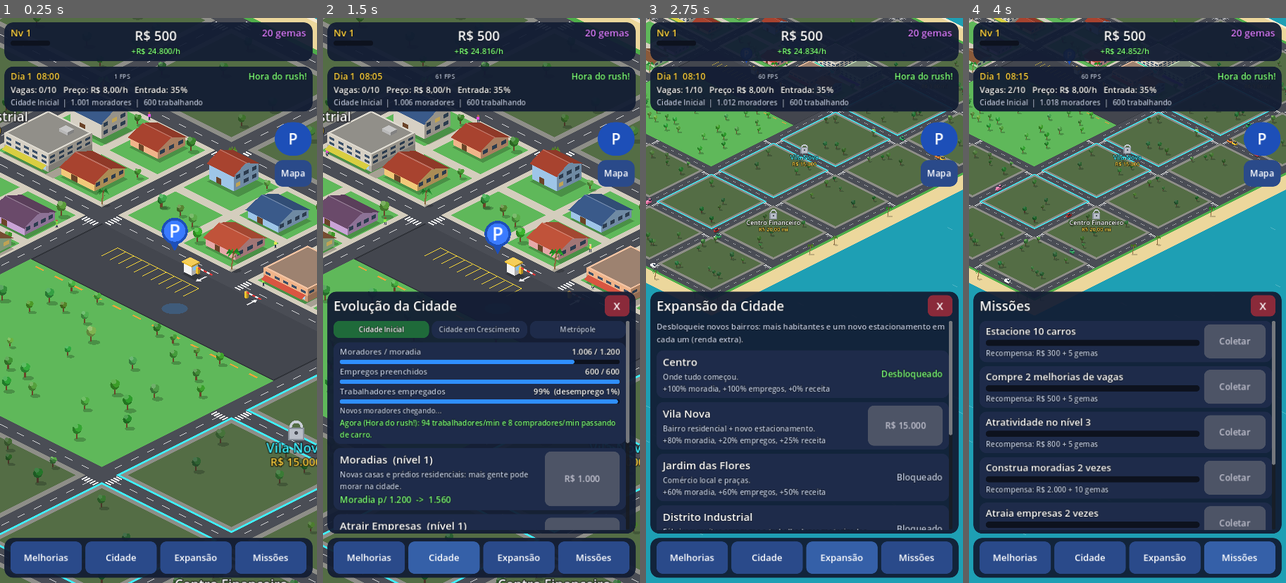
Above: before the commit, frames 1-4 (left to right).
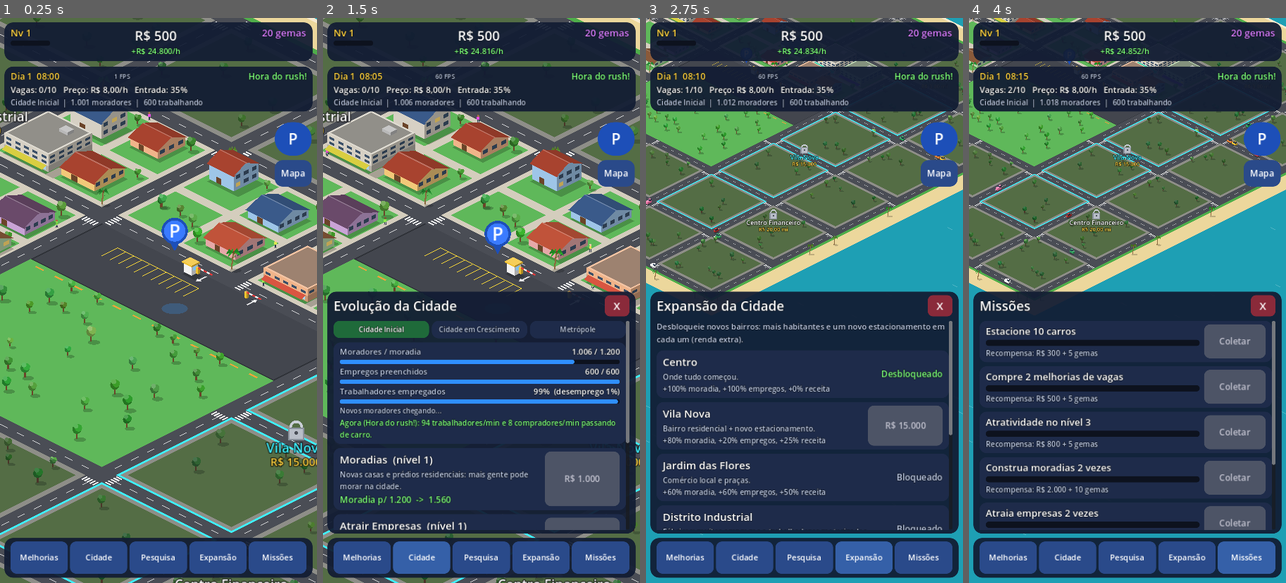
Above: after the commit, the same moments.

Repository: gtvmoura/gamess
Game: Godot game, scene res://scenes/main.tscn
Two runs of this game, one before a commit and one after it. Both use one fixed random seed, a clock stepped at 60 frames per second and the inputs below.
Inputs (mouse positions are in pixels of both pictures, inside the frame that each line leads up to):
- Up to frame 1 (0.25 s): no input
- Up to frame 2 (1.5 s): click "Melhorias" at 0.5 s; click "Cidade" at 1.25 s
- Up to frame 3 (2.75 s): click "Expansão" at 2 s
- Up to frame 4 (4 s): click (1127, 560) at 2.75 s, where only the run after the commit has a clickable "Pesquisa"; click "Missões" at 3.5 s

The runs differ from the first frame. In frame 1, 1.1% of the frame differs, in the area x 6-93%, y 92-99%; in frame 2, 1.7%, in the area x 6-93%, y 10-99%; in frame 3, 1.7%; in frame 4, 1.3%.

Commit message:
Preço livre e Centro de Pesquisa
- Jogador escolhe o preço por hora (controle deslizante e botões -/+);
  aceitação depende do preço justo e da sensibilidade ao preço
- Painel mostra aceitação, preço justo e o preço ideal (maior receita)
- Upgrade de preço vira Segurança e Conforto: aumenta o preço justo e
  reduz a rejeição
- Nova aba Pesquisa: 8 pesquisas com custo e duração, uma por vez,
  avançam com o jogo fechado e podem ser aceleradas com gemas
  (Cobrança Digital, Marketing, Manobristas, Fidelização, Convênios,
  Planejamento Urbano, Incentivo a Empresas, Gestão Remota)
- Save migra o antigo nível de preço; testes para preço e pesquisas

Co-Authored-By: Claude Opus 5.5 <noreply@anthropic.com>
Claude-Session: https://claude.ai/code/session_01MiRi1d4oFeeXUf8TJouCqA

Diff:
--- a/estacionamento-tycoon/scripts/game_state.gd
+++ b/estacionamento-tycoon/scripts/game_state.gd
@@ -24,10 +24,25 @@
 const BOOST_GEMS := 30
 const BOOST_SECONDS := 600.0
 
+## Pesquisas: custam dinheiro, levam tempo (uma por vez) e dão bônus permanentes.
+const RESEARCH := {
+	"digital": {"name": "Cobrança Digital", "desc": "+10% de receita por nível.", "base": 2000.0, "time": 40.0, "max": 10},
+	"marketing": {"name": "Marketing", "desc": "+8% de chance de um motorista entrar, por nível.", "base": 1500.0, "time": 35.0, "max": 10},
+	"valet": {"name": "Manobristas", "desc": "Carros giram 12% mais rápido: mais clientes por vaga.", "base": 4000.0, "time": 60.0, "max": 8},
+	"loyalty": {"name": "Fidelização", "desc": "Clientes rejeitam menos preços altos.", "base": 3000.0, "time": 50.0, "max": 8},
+	"contracts": {"name": "Convênios com Empresas", "desc": "Trabalhadores aceitam +R$ 1,50 no preço justo, por nível.", "base": 5000.0, "time": 70.0, "max": 10},
+	"urban": {"name": "Planejamento Urbano", "desc": "+10% de moradia na cidade, por nível.", "base": 6000.0, "time": 80.0, "max": 10},
+	"business": {"name": "Incentivo a Empresas", "desc": "+10% de empregos na cidade, por nível.", "base": 6000.0, "time": 80.0, "max": 10},
+	"remote": {"name": "Gestão Remota", "desc": "+10% de renda enquanto o jogo está fechado, por nível.", "base": 2500.0, "time": 45.0, "max": 5},
+}
+const RESEARCH_GROWTH := 2.1
+const MIN_PRICE := 1.0
+const MAX_PRICE := 250.0
+
 const UPGRADES := {
 	"spots": {"name": "Mais Vagas", "desc": "Aumenta a capacidade do estacionamento.", "base": 150.0, "growth": 1.55, "max": 30},
 	"attract": {"name": "Atratividade", "desc": "Lojas, segurança e cobertura atraem mais motoristas e permitem cobrar mais.", "base": 250.0, "growth": 1.7, "max": 25},
-	"price": {"name": "Preço por Hora", "desc": "Aumenta o valor cobrado por vaga. Caro demais espanta clientes!", "base": 200.0, "growth": 1.6, "max": 40},
+	"comfort": {"name": "Segurança e Conforto", "desc": "Câmeras, seguranças e banheiros: clientes aceitam pagar mais e rejeitam menos o preço.", "base": 300.0, "growth": 1.72, "max": 25},
 	"fleet": {"name": "Frota de Veículos", "desc": "Concessionárias na cidade: mais moradores compram carros.", "base": 400.0, "growth": 1.75, "max": 20},
 	"city": {"name": "Moradias", "desc": "Novas casas e prédios residenciais: mais gente pode morar na cidade.", "base": 1000.0, "growth": 1.85, "max": 30},
 	"jobs": {"name": "Atrair Empresas", "desc": "Lojas, escritórios e fábricas: empregos trazem moradores e trabalhadores.", "base": 700.0, "growth": 1.8, "max": 30},
@@ -55,6 +70,7 @@
 	{"text": "Atratividade no nível 3", "type": "lvl_attract", "goal": 2.0, "money": 800.0, "gems": 5},
 	{"text": "Construa moradias 2 vezes", "type": "lvl_city", "goal": 2.0, "money": 2000.0, "gems": 10},
 	{"text": "Atraia empresas 2 vezes", "type": "lvl_jobs", "goal": 2.0, "money": 2500.0, "gems": 10},
+	{"text": "Conclua 3 pesquisas", "type": "research", "goal": 3.0, "money": 6000.0, "gems": 15},
 	{"text": "Tenha 2.000 trabalhadores empregados", "type": "employed", "goal": 2000.0, "money": 8000.0, "gems": 15},
 	{"text": "Estacione 100 carros", "type": "cars", "goal": 100.0, "money": 3000.0, "gems": 10},
 	{"text": "Desbloqueie a Vila Nova", "type": "districts", "goal": 2.0, "money": 5000.0, "gems": 15},
@@ -71,7 +87,7 @@
 var gems: int = 20
 var level: int = 1
 var xp: float = 0.0
-var lvl := {"spots": 0, "attract": 0, "price": 0, "fleet": 0, "city": 0, "jobs": 0}
+var lvl := {"spots": 0, "attract": 0, "comfort": 0, "fleet": 0, "city": 0, "jobs": 0}
 ## Moradores atuais (crescem aos poucos até a meta definida por moradia e empregos).
 var pop: float = 1000.0
 var day: int = 1
@@ -82,6 +98,11 @@
 var total_earned: float = 0.0
 var boost_until: float = 0.0
 var missions_claimed: Array = []
+## Preço por hora escolhido pelo jogador.
+var price_value: float = 8.0
+var research_lvl := {}
+var research_key := ""
+var research_end := 0.0
 
 ## Vagas ocupadas agora (atualizado pela cena do estacionamento).
 var occupied: int = 0
@@ -116,7 +137,16 @@
 
 
 func price() -> float:
-	return 8.0 + float(lvl.price)
+	return price_value
+
+
+func set_price(v: float) -> void:
+	price_value = clampf(snappedf(v, 0.5), MIN_PRICE, MAX_PRICE)
+	changed.emit()
+
+
+func rlvl(key: String) -> int:
+	return int(research_lvl.get(key, 0))
 
 
 func attract_level() -> int:
@@ -133,11 +163,11 @@
 
 ## Quantas pessoas cabem nas moradias da cidade.
 func housing() -> float:
-	return 1200.0 * pow(1.3, float(lvl.city)) * district_pop_mult()
+	return 1200.0 * pow(1.3, float(lvl.city)) * district_pop_mult() * (1.0 + 0.1 * rlvl("urban"))
 
 
 func jobs() -> float:
-	return 600.0 * pow(1.3, float(lvl.get("jobs", 0))) * district_jobs_mult()
+	return 600.0 * pow(1.3, float(lvl.get("jobs", 0))) * district_jobs_mult() * (1.0 + 0.1 * rlvl("business"))
 
 
 func district_jobs_mult() -> float:
@@ -177,6 +207,7 @@
 
 
 func _simulate(delta: float) -> void:
+	check_research(Time.get_unix_time_from_system())
 	var target := target_population()
 	pop += (target - pop) * (1.0 - exp(-delta / 40.0))
 	hour += delta * 24.0 / DAY_SECONDS
@@ -249,7 +280,19 @@
 
 ## Preço que os motoristas acham "justo": sobe com atratividade e riqueza da cidade.
 func fair_price() -> float:
-	return 8.0 + 1.2 * float(lvl.attract) + 0.25 * float(lvl.city)
+	return 8.0 + 1.2 * float(lvl.attract) + 0.25 * float(lvl.city) + 0.9 * float(lvl.get("comfort", 0)) + 1.5 * rlvl("contracts")
+
+
+## Quanto o cliente "sente" o preço acima do justo (maior = rejeita mais).
+func price_sensitivity() -> float:
+	return clampf(2.2 - 0.05 * float(lvl.get("comfort", 0)) - 0.1 * rlvl("loyalty"), 0.8, 3.0)
+
+
+## Fração de motoristas que aceitam o preço (1 = preço justo).
+func price_acceptance(p: float = -1.0) -> float:
+	if p <= 0.0:
+		p = price()
+	return pow(fair_price() / p, price_sensitivity())
 
 
 ## Carros de trabalhadores indo para o centro (média do dia).
@@ -277,9 +320,12 @@
 
 ## Chance de um carro que passa decidir entrar.
 func enter_chance() -> float:
-	var base := 0.35 + 0.05 * float(lvl.attract)
-	var price_factor := pow(fair_price() / price(), 2.0)
-	return clampf(base * price_factor, 0.01, 0.95)
+	return enter_chance_at(price())
+
+
+func enter_chance_at(p: float) -> float:
+	var base := (0.35 + 0.05 * float(lvl.attract)) * (1.0 + 0.08 * rlvl("marketing"))
+	return clampf(base * price_acceptance(p), 0.005, 0.95)
 
 
 func arrivals_per_sec() -> float:
@@ -296,22 +342,127 @@
 
 func income_mult() -> float:
 	var m := district_income_mult()
+	m *= 1.0 + 0.1 * rlvl("digital")
 	if is_boosted():
 		m *= 2.0
 	return m
 
 
+## Multiplicador do tempo de permanência (manobristas fazem girar mais rápido).
+func stay_factor() -> float:
+	return 1.0 / (1.0 + 0.12 * rlvl("valet"))
+
+
 ## Receita esperada por segundo (usada para renda offline e para o HUD).
 func expected_income_per_sec() -> float:
-	var w := work_traffic_avg() * enter_chance()
-	var sh := shop_traffic_avg() * enter_chance()
+	return expected_income_at(price())
+
+
+func expected_income_at(p: float) -> float:
+	var chance := enter_chance_at(p)
+	var w := work_traffic_avg() * chance
+	var sh := shop_traffic_avg() * chance
 	var total := w + sh
 	if total <= 0.0:
 		return 0.0
-	var avg_stay := (w * STAY_WORK_SECONDS + sh * STAY_SHOP_SECONDS) / total
+	var avg_stay := (w * STAY_WORK_SECONDS + sh * STAY_SHOP_SECONDS) / total * stay_factor()
 	var avg_hours := (w * HOURS_WORK + sh * HOURS_SHOP) / total
 	var served := minf(total, float(spots()) / avg_stay)
-	return served * price() * avg_hours * income_mult()
+	return served * p * avg_hours * income_mult()
+
+
+## Preço que dá a maior receita esperada (busca simples).
+func best_price() -> float:
+	var best := price()
+	var best_inc := -1.0
+	var p := MIN_PRICE
+	while p <= MAX_PRICE:
+		var inc := expected_income_at(p)
+		if inc > best_inc:
+			best_inc = inc
+			best = p
+		p += 0.5 if p < 40.0 else 2.0
+	return best
+
+
+# ---------------------------------------------------------------- Pesquisa
+
+func research_cost(key: String) -> float:
+	return floor(float(RESEARCH[key].base) * pow(RESEARCH_GROWTH, float(rlvl(key))))
+
+
+func research_time(key: String) -> float:
+	return float(RESEARCH[key].time) * (1.0 + 0.6 * rlvl(key))
+
+
+func research_maxed(key: String) -> bool:
+	return rlvl(key) >= int(RESEARCH[key].max)
+
+
+func research_active() -> bool:
+	return research_key != ""
+
+
+func can_start_research(key: String) -> bool:
+	return not research_active() and not research_maxed(key) and money >= research_cost(key)
+
+
+func start_research(key: String) -> bool:
+	if not can_start_research(key):
+		return false
+	money -= research_cost(key)
+	research_key = key
+	research_end = Time.get_unix_time_from_system() + research_time(key)
+	changed.emit()
+	save_game()
+	return true
+
+
+func research_left(now: float = -1.0) -> float:
+	if not research_active():
+		return 0.0
+	if now < 0.0:
+		now = Time.get_unix_time_from_system()
+	return maxf(0.0, research_end - now)
+
+
+func research_progress() -> float:
+	if not research_active():
+		return 0.0
+	var total := research_time(research_key)
+	return clampf(1.0 - research_left() / total, 0.0, 1.0)
+
+
+func rush_cost() -> int:
+	return maxi(1, ceili(research_left() / 20.0))
+
+
+func rush_research() -> bool:
+	if not research_active() or gems < rush_cost():
+		return false
+	gems -= rush_cost()
+	research_end = 0.0
+	check_research(Time.get_unix_time_from_system())
+	return true
+
+
+## Conclui a pesquisa ativa se o tempo já passou.
+func check_research(now: float) -> void:
+	if research_active() and now >= research_end:
+		var key := research_key
+		research_lvl[key] = rlvl(key) + 1
+		research_key = ""
+		add_xp(15.0 * rlvl(key))
+		notify.emit("Pesquisa concluída: %s nível %d!" % [RESEARCH[key].name, rlvl(key)])
+		changed.emit()
+		save_game()
+
+
+func research_total() -> int:
+	var n := 0
+	for k in research_lvl.keys():
+		n += int(research_lvl[k])
+	return n
 
 
 func income_per_hour() -> float:
@@ -445,6 +596,8 @@
 			return float(lvl.get("jobs", 0))
 		"employed":
 			return employed()
+		"research":
+			return float(research_total())
 		"districts":
 			return float(districts_unlocked)
 		"pop":
@@ -502,6 +655,10 @@
 		"total_earned": total_earned,
 		"boost_until": boost_until,
 		"missions_claimed": missions_claimed,
+		"price_value": price_value,
+		"research_lvl": research_lvl,
+		"research_key": research_key,
+		"research_end": research_end,
 		"pop": pop,
 		"day": day,
 		"hour": hour,
@@ -528,6 +685,15 @@
 		pop = float(d.pop)
 	else:
 		pop = minf(1000.0, target_population())
+	price_value = float(d.get("price_value", 8.0 + float(saved_lvl.get("price", 0))))
+	research_lvl = {}
+	var rl: Dictionary = d.get("research_lvl", {})
+	for k in rl.keys():
+		research_lvl[String(k)] = int(rl[k])
+	research_key = String(d.get("research_key", ""))
+	if not RESEARCH.has(research_key):
+		research_key = ""
+	research_end = float(d.get("research_end", 0.0))
 	missions_claimed = []
 	for v in d.get("missions_claimed", []):
 		missions_claimed.append(int(v))
@@ -560,7 +726,7 @@
 		# O boost não vale para o período offline.
 		var boosted := boost_until
 		boost_until = 0.0
-		offline_pending = expected_income_per_sec() * offline_seconds * OFFLINE_EFFICIENCY
+		offline_pending = expected_income_per_sec() * offline_seconds * (OFFLINE_EFFICIENCY + 0.1 * rlvl("remote"))
 		boost_until = boosted
 
 
--- a/estacionamento-tycoon/scripts/screenshot_tour.gd
+++ b/estacionamento-tycoon/scripts/screenshot_tour.gd
@@ -31,7 +31,7 @@
 
 func _tabs(prefix: String) -> void:
 	var ui = _ui()
-	for tab in ["upgrades", "city", "expansion", "missions"]:
+	for tab in ["upgrades", "city", "research", "expansion", "missions"]:
 		ui.open_tab(tab)
 		await _wait(1.0)
 		await _shot("%s_%s" % [prefix, tab])
@@ -59,8 +59,12 @@
 	await _tabs("02_inicio")
 
 	# Cidade em crescimento
-	Game.lvl = {"spots": 6, "attract": 5, "price": 6, "fleet": 5, "city": 8, "jobs": 8}
+	Game.lvl = {"spots": 6, "attract": 5, "comfort": 4, "fleet": 5, "city": 8, "jobs": 8}
 	Game.hour = 12.5
+	Game.price_value = 14.0
+	Game.research_lvl = {"digital": 2, "marketing": 1}
+	Game.research_key = "valet"
+	Game.research_end = Time.get_unix_time_from_system() + 40.0
 	Game.districts_unlocked = 3
 	Game.money = 186450.0
 	Game.gems = 75
@@ -73,8 +77,10 @@
 	await _tabs("04_crescimento")
 
 	# Metrópole
-	Game.lvl = {"spots": 18, "attract": 14, "price": 18, "fleet": 12, "city": 16, "jobs": 16}
+	Game.lvl = {"spots": 18, "attract": 14, "comfort": 12, "fleet": 12, "city": 16, "jobs": 16}
 	Game.hour = 17.6
+	Game.price_value = 26.0
+	Game.research_key = ""
 	Game.districts_unlocked = 6
 	Game.money = 48700000.0
 	Game.gems = 320
--- a/estacionamento-tycoon/scripts/ui.gd
+++ b/estacionamento-tycoon/scripts/ui.gd
@@ -35,6 +35,7 @@
 var _refresh_acc := 0.0
 var top_inset := 0.0
 var fps_label: Label
+var price_slider: HSlider
 
 
 func _ready() -> void:
@@ -221,10 +222,12 @@
 	root.add_child(bar)
 	bottom_bar = bar
 	var row := HBoxContainer.new()
-	row.add_theme_constant_override("separation", 8)
+	row.add_theme_constant_override("separation", 5)
 	bar.add_child(row)
-	for tab in [["Melhorias", "upgrades"], ["Cidade", "city"], ["Expansão", "expansion"], ["Missões", "missions"]]:
-		var b := _button(tab[0], _open_tab.bind(tab[1]), 21)
+	for tab in [["Melhorias", "upgrades"], ["Cidade", "city"], ["Pesquisa", "research"], ["Expansão", "expansion"], ["Missões", "missions"]]:
+		var b := _button(tab[0], _open_tab.bind(tab[1]), 18)
+		b.clip_text = true
+		b.custom_minimum_size = Vector2(60, 0)
 		b.size_flags_horizontal = Control.SIZE_EXPAND_FILL
 		b.add_theme_stylebox_override("normal", _box(Color("2a4a8a"), 14, 6))
 		b.add_theme_stylebox_override("hover", _box(Color("3560a8"), 14, 6))
@@ -250,7 +253,7 @@
 	city_label.text = "%s  |  %s moradores  |  %s trabalhando" % [
 		Game.phase_name(), Game.int_str(Game.population()), Game.int_str(Game.employed())]
 	var claim := Game.claimable_missions()
-	missions_btn.text = "Missões (%d)" % claim if claim > 0 else "Missões"
+	missions_btn.text = "Missões %d" % claim if claim > 0 else "Missões"
 
 
 # ---------------------------------------------------------------- Janela
@@ -368,6 +371,9 @@
 		"missions":
 			window_title.text = "Missões"
 			_build_missions()
+		"research":
+			window_title.text = "Centro de Pesquisa"
+			_build_research()
 		"offline":
 			window_title.text = "Bem-vindo de volta!"
 			_build_offline()
@@ -417,20 +423,170 @@
 
 
 func _build_upgrades() -> void:
+	_build_price_card()
 	var s := Game.spots()
 	_upgrade_row("spots", "%d vagas" % s, "%d vagas" % (s + 5))
 	var a := Game.attract_level()
 	_upgrade_row("attract", "Nível %d" % a, "Nível %d" % (a + 1))
-	var p := Game.price()
-	_upgrade_row("price", Game.price_str(p), Game.price_str(p + 1.0))
-	var info := _label("", 18, C_MUTED)
+	_upgrade_row("comfort", "Rejeição %.2f" % Game.price_sensitivity(), "mais tolerância")
+	var info := _label("", 17, C_MUTED)
 	info.autowrap_mode = TextServer.AUTOWRAP_WORD_SMART
 	window_body.add_child(info)
 	var refresh := func():
-		info.text = "Preço justo para os motoristas: %s/h. Acima disso menos carros entram.\nCarros entrando: %.1f por minuto. Clientes perdidos (lotado): %s." % [
-			Game.price_str(Game.fair_price()), Game.arrivals_per_sec() * 60.0, Game.int_str(Game.lost_customers)]
+		info.text = "Carros entrando: %.1f por minuto. Clientes perdidos (lotado): %s." % [
+			Game.arrivals_per_sec() * 60.0, Game.int_str(Game.lost_customers)]
 	refresh.call()
 	refreshers.append(refresh)
+
+
+func _build_price_card() -> void:
+	var card := _card()
+	window_body.add_child(card)
+	var v := VBoxContainer.new()
+	v.add_theme_constant_override("separation", 6)
+	card.add_child(v)
+	var head := HBoxContainer.new()
+	var t := _label("Preço por hora", 24)
+	t.size_flags_horizontal = Control.SIZE_EXPAND_FILL
+	head.add_child(t)
+	var value := _label("", 30, C_GOLD)
+	head.add_child(value)
+	v.add_child(head)
+	var row := HBoxContainer.new()
+	row.add_theme_constant_override("separation", 8)
+	var minus := _button("-", _nudge_price.bind(-1), 28)
+	minus.custom_minimum_size = Vector2(64, 56)
+	var slider := HSlider.new()
+	slider.min_value = Game.MIN_PRICE
+	slider.max_value = Game.MAX_PRICE
+	slider.step = 0.5
+	slider.exp_edit = true
+	slider.value = Game.price()
+	slider.size_flags_horizontal = Control.SIZE_EXPAND_FILL
+	slider.size_flags_vertical = Control.SIZE_SHRINK_CENTER
+	slider.custom_minimum_size = Vector2(0, 48)
+	slider.value_changed.connect(func(x): Game.set_price(x))
+	price_slider = slider
+	var plus := _button("+", _nudge_price.bind(1), 28)
+	plus.custom_minimum_size = Vector2(64, 56)
+	row.add_child(minus)
+	row.add_child(slider)
+	row.add_child(plus)
+	v.add_child(row)
+	var acc := _label("", 18)
+	v.add_child(acc)
+	var bar := ProgressBar.new()
+	bar.show_percentage = false
+	bar.custom_minimum_size = Vector2(0, 12)
+	bar.max_value = 1.0
+	v.add_child(bar)
+	var hint := _label("", 16, C_MUTED)
+	hint.autowrap_mode = TextServer.AUTOWRAP_WORD_SMART
+	v.add_child(hint)
+	var ideal_row := HBoxContainer.new()
+	var ideal := _label("", 18, C_GREEN_TEXT)
+	ideal.size_flags_horizontal = Control.SIZE_EXPAND_FILL
+	ideal_row.add_child(ideal)
+	var use := _button("Usar ideal", _use_best_price, 18)
+	use.custom_minimum_size = Vector2(150, 50)
+	ideal_row.add_child(use)
+	v.add_child(ideal_row)
+	var best := [Game.best_price(), 0.0]
+	var refresh := func():
+		value.text = Game.price_str(Game.price())
+		var a := Game.price_acceptance()
+		acc.text = "Aceitação dos motoristas: %d%%" % int(round(minf(a, 1.0) * 100.0))
+		bar.value = minf(a, 1.0)
+		hint.text = "Preço justo: %s/h. Acima dele, menos carros entram (Segurança e Conforto e pesquisas reduzem a rejeição)." % Game.price_str(Game.fair_price())
+		best[1] += 0.2
+		if best[1] >= 2.0:
+			best[1] = 0.0
+			best[0] = Game.best_price()
+		ideal.text = "Preço ideal agora: %s/h" % Game.price_str(best[0])
+	refresh.call()
+	refreshers.append(refresh)
+
+
+func _nudge_price(dir: int) -> void:
+	var p := Game.price()
+	var step := 0.5 if p < 20.0 else (1.0 if p < 60.0 else 5.0)
+	Game.set_price(p + step * dir)
+	if is_instance_valid(price_slider):
+		price_slider.set_value_no_signal(Game.price())
+
+
+func _use_best_price() -> void:
+	Game.set_price(Game.best_price())
+	if is_instance_valid(price_slider):
+		price_slider.set_value_no_signal(Game.price())
+
+
+func _build_research() -> void:
+	var active := _card()
+	window_body.add_child(active)
+	var av := VBoxContainer.new()
+	active.add_child(av)
+	var a_title := _label("", 22, C_GOLD)
+	av.add_child(a_title)
+	var a_bar := ProgressBar.new()
+	a_bar.show_percentage = false
+	a_bar.custom_minimum_size = Vector2(0, 14)
+	a_bar.max_value = 1.0
+	av.add_child(a_bar)
+	var a_row := HBoxContainer.new()
+	var a_time := _label("", 18, C_MUTED)
+	a_time.size_flags_horizontal = Control.SIZE_EXPAND_FILL
+	a_row.add_child(a_time)
+	var rush := _button("", func(): _after_action(Game.rush_research()), 18)
+	rush.custom_minimum_size = Vector2(190, 50)
+	rush.add_theme_stylebox_override("normal", _box(Color("8a3fc0"), 14, 10))
+	a_row.add_child(rush)
+	av.add_child(a_row)
+	var was_active := [Game.research_active()]
+	var refresh_active := func():
+		if Game.research_active():
+			a_title.text = "Pesquisando: %s" % Game.RESEARCH[Game.research_key].name
+			a_bar.value = Game.research_progress()
+			a_time.text = "Falta " + Game.time_str(Game.research_left())
+			rush.visible = true
+			rush.text = "Concluir (%d gemas)" % Game.rush_cost()
+			rush.disabled = Game.gems < Game.rush_cost()
+		else:
+			a_title.text = "Nenhuma pesquisa em andamento"
+			a_bar.value = 0.0
+			a_time.text = "Escolha uma pesquisa abaixo."
+			rush.visible = false
+		if was_active[0] != Game.research_active():
+			was_active[0] = Game.research_active()
+			_rebuild_window.call_deferred()
+	refresh_active.call()
+	refreshers.append(refresh_active)
+	for key in Game.RESEARCH.keys():
+		var r: Dictionary = Game.RESEARCH[key]
+		var card := _card()
+		window_body.add_child(card)
+		var row := HBoxContainer.new()
+		row.add_theme_constant_override("separation", 10)
+		card.add_child(row)
+		var text := VBoxContainer.new()
+		text.size_flags_horizontal = Control.SIZE_EXPAND_FILL
+		text.add_child(_label("%s  (nível %d/%d)" % [r.name, Game.rlvl(key), int(r.max)], 21))
+		var desc := _label("%s\nDuração: %s" % [r.desc, Game.time_str(Game.research_time(key))], 16, C_MUTED)
+		desc.autowrap_mode = TextServer.AUTOWRAP_WORD_SMART
+		text.add_child(desc)
+		row.add_child(text)
+		var btn := _button("", func(): _after_action(Game.start_research(key)), 18)
+		btn.custom_minimum_size = Vector2(160, 64)
+		row.add_child(btn)
+		var refresh := func():
+			if Game.research_maxed(key):
+				btn.text = "MÁXIMO"
+				btn.disabled = true
+			else:
+				btn.text = Game.money_str(Game.research_cost(key))
+				btn.disabled = not Game.can_start_research(key)
+		refresh.call()
+		refreshers.append(refresh)
 
 
 func _build_city() -> void:
--- a/estacionamento-tycoon/scripts/world.gd
+++ b/estacionamento-tycoon/scripts/world.gd
@@ -651,7 +651,7 @@
 		_despawn(car)
 		return
 	Game.car_parked()
-	var base: float = Game.STAY_WORK_SECONDS if car.worker else Game.STAY_SHOP_SECONDS
+	var base: float = (Game.STAY_WORK_SECONDS if car.worker else Game.STAY_SHOP_SECONDS) * Game.stay_factor()
 	var stay := rng.randf_range(base * 0.7, base * 1.3)
 	get_tree().create_timer(stay).timeout.connect(_car_leave.bind(car))
 
--- a/estacionamento-tycoon/tests/run_tests.gd
+++ b/estacionamento-tycoon/tests/run_tests.gd
@@ -40,9 +40,18 @@
 
 	# Preço alto sem atratividade espanta clientes
 	var base_chance: float = g.enter_chance()
-	g.lvl.price = 5
+	g.set_price(13.0)
 	check(g.enter_chance() < base_chance, "preço alto reduz a chance de entrada")
-	g.lvl.price = 0
+	var high_chance: float = g.enter_chance()
+	g.lvl.comfort = 10
+	check(g.enter_chance() > high_chance, "segurança e conforto reduzem a rejeição ao preço")
+	g.lvl.comfort = 0
+	g.set_price(8.0)
+	g.set_price(0.1)
+	check(is_equal_approx(g.price(), g.MIN_PRICE), "preço tem mínimo")
+	g.set_price(8.0)
+	var bp: float = g.best_price()
+	check(g.expected_income_at(bp) >= g.expected_income_at(8.0), "preço ideal rende pelo menos o atual (%s)" % g.price_str(bp))
 	g.lvl.attract = 3
 	check(g.enter_chance() > base_chance, "atratividade aumenta a chance de entrada")
 	g.lvl.attract = 0
@@ -63,6 +72,23 @@
 	check(g.buy_next_district(), "desbloqueia Vila Nova")
 	check(g.housing() > pop_before, "bairro aumenta a moradia")
 	check(g.district_income_mult() > 1.0, "bairro aumenta a receita")
+
+	# Pesquisa
+	g.money = 100000.0
+	var inc_before: float = g.income_mult()
+	check(g.start_research("digital"), "inicia pesquisa")
+	check(not g.start_research("marketing"), "só uma pesquisa por vez")
+	check(g.research_active(), "pesquisa ativa")
+	g.check_research(g.research_end - 1.0)
+	check(g.research_active(), "não termina antes do tempo")
+	g.check_research(g.research_end + 1.0)
+	check(not g.research_active() and g.rlvl("digital") == 1, "pesquisa conclui depois do tempo")
+	check(g.income_mult() > inc_before, "cobrança digital aumenta a receita")
+	check(g.research_cost("digital") > 2000.0, "pesquisa fica mais cara")
+	g.gems = 100
+	check(g.start_research("valet"), "inicia manobristas")
+	check(g.rush_research() and g.rlvl("valet") == 1, "acelera com gemas")
+	check(g.stay_factor() < 1.0, "manobristas diminuem o tempo de permanência")
 
 	# Moradores x empregos
 	g.lvl.city = 10
@@ -130,6 +156,8 @@
 	check(g2.spots() == g.spots(), "save mantém vagas")
 	check(is_equal_approx(g2.population(), g.population()), "save mantém moradores")
 	check(g2.day == g.day, "save mantém o dia")
+	check(g2.rlvl("digital") == 1, "save mantém pesquisas")
+	check(is_equal_approx(g2.price(), g.price()), "save mantém o preço")
 	check(g2.districts_unlocked == g.districts_unlocked, "save mantém bairros")
 	check(g2.missions_claimed.has(0), "save mantém missões")
 	check(is_equal_approx(g2.money, g.money), "save mantém dinheiro")
